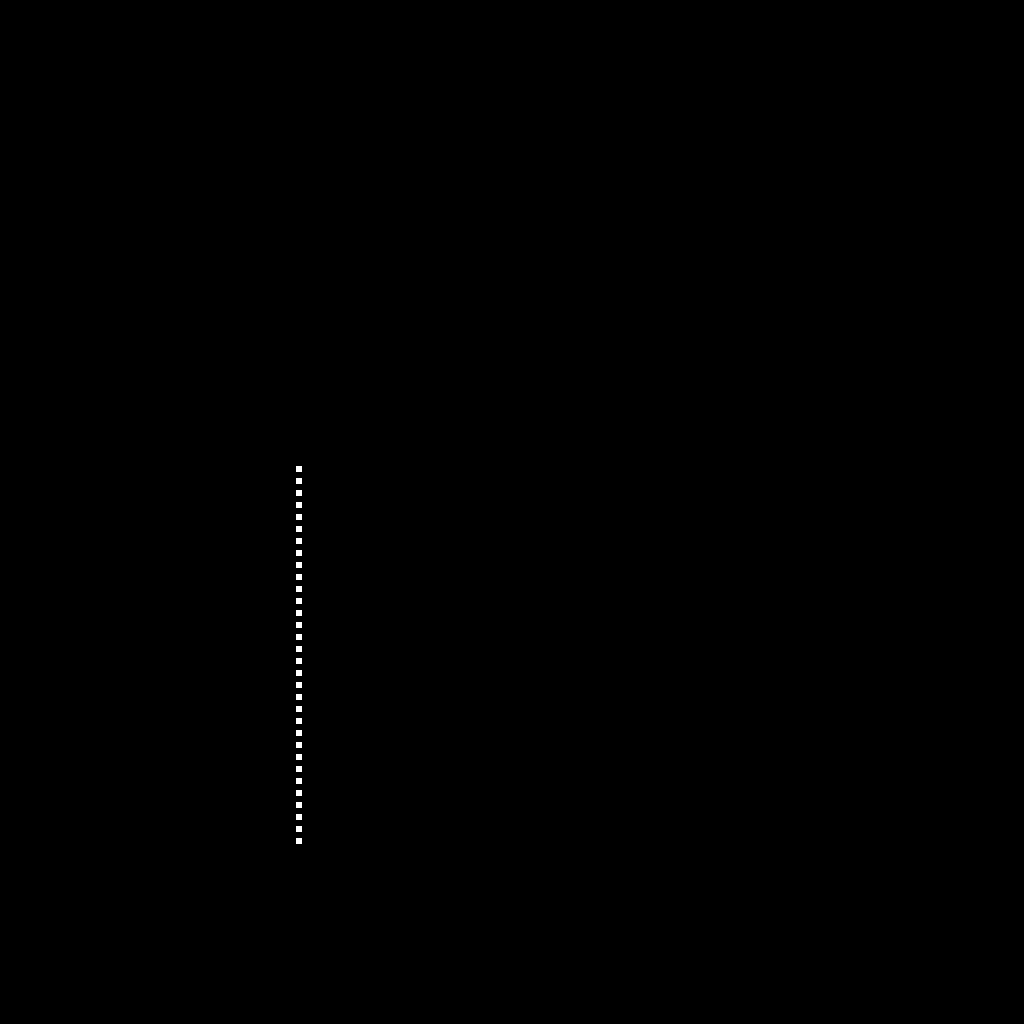
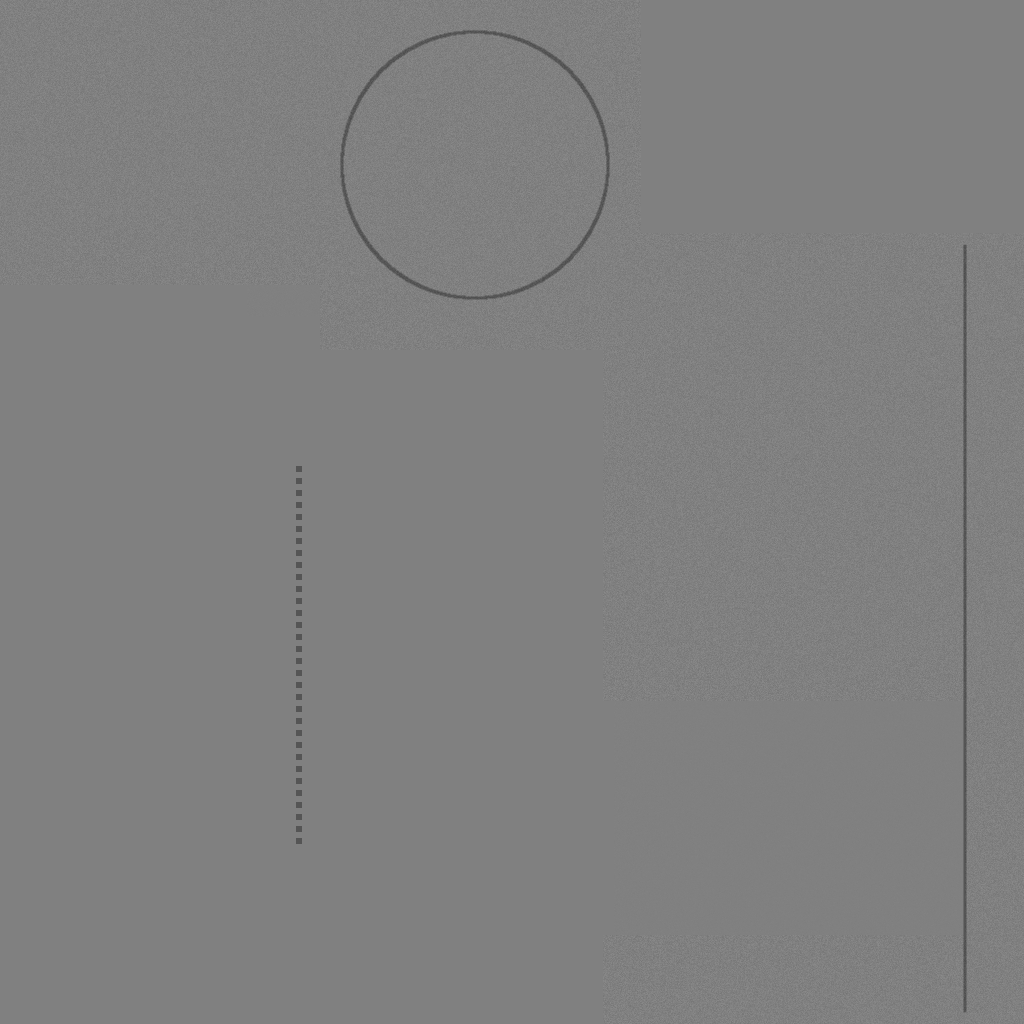
Revision of a layered 1024px x 1024px image; what changed, layer by layer:
showed "normal", painted on it over [0, 0, 1024, 1024]
